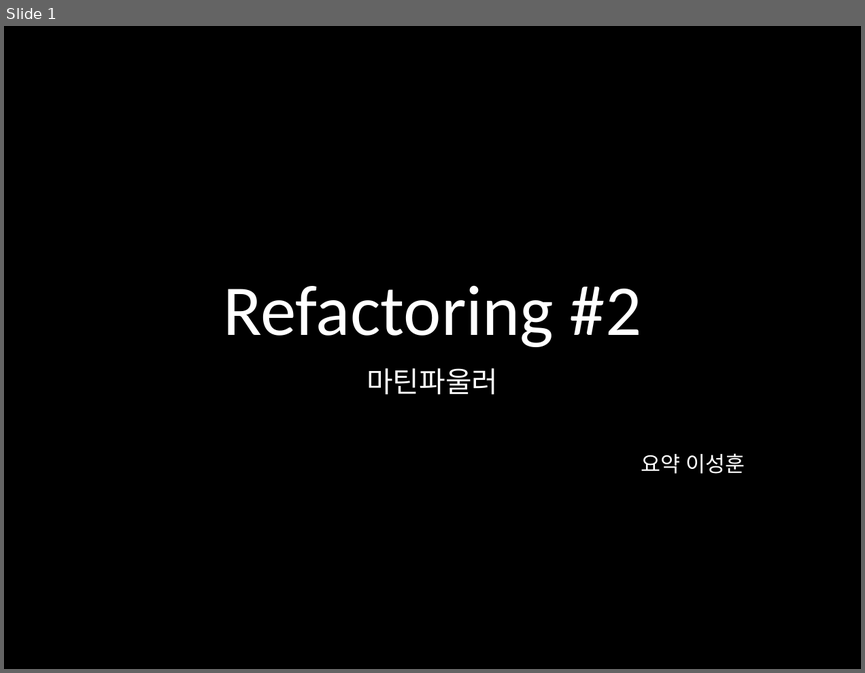
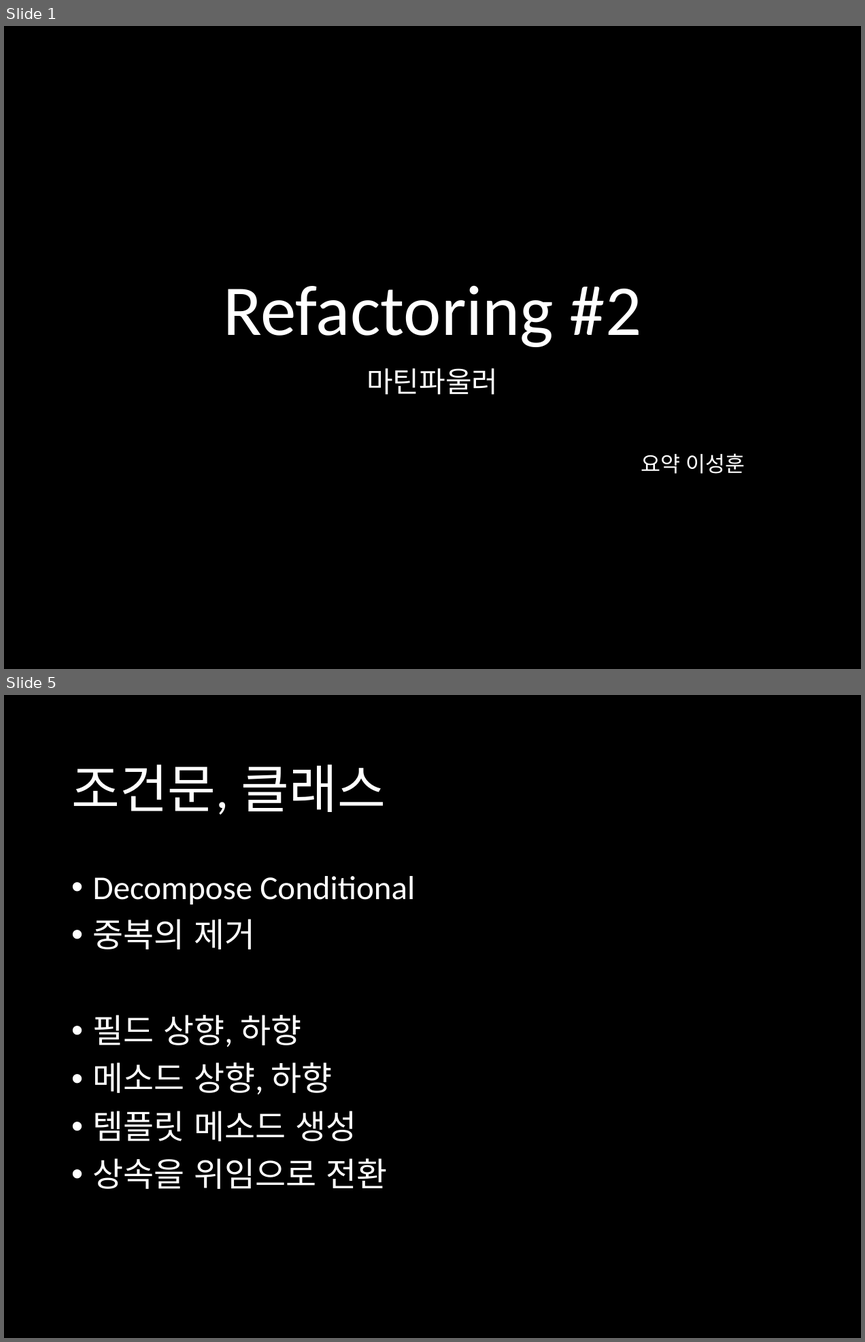
Before and after one commit to harrisleesh/Review, a slide deck: Refactoring #2.pptx. Shown one above the other, each under a label of ours: slide 1 before the commit, slides 1 and 5 after it; the slides between them are not shown. The pictures are 865x673 and 865x1342 pixels, drawn with LibreOffice and Linux fonts; fonts in the diff are those of the drawing. Boxes give left, top, right and bottom in pixels: in the first picture for what was removed or moved away, otherwise in the second. Text is boxed around its words. In the diff, an @@ line names an element or a change of style, - is before the commit and + after.

```diff
--- a/Refactoring #2.pptx
+++ b/Refactoring #2.pptx
@@ slide 5 added at (x1=4, y1=695, x2=861, y2=1338), background #000000 @@
@@ title added at (x1=71, y1=764, x2=385, y2=815), 44 pt, text #FFFFFF @@
+조건문, 클래스
@@ text added at (x1=93, y1=876, x2=415, y2=1189), 28 pt, text #FFFFFF @@
+• Decompose Conditional
+• 중복의 제거
+• 필드 상향, 하향
+• 메소드 상향, 하향
+• 템플릿 메소드 생성
+• 상속을 위임으로 전환
```
Also in this commit, not shown: 3 other slides added.
